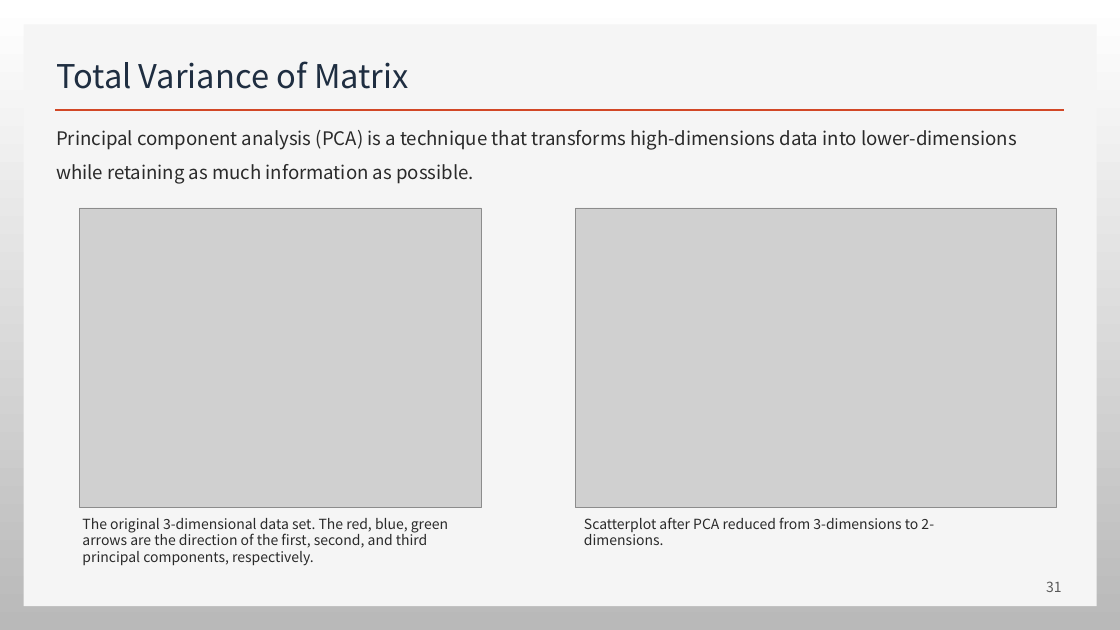
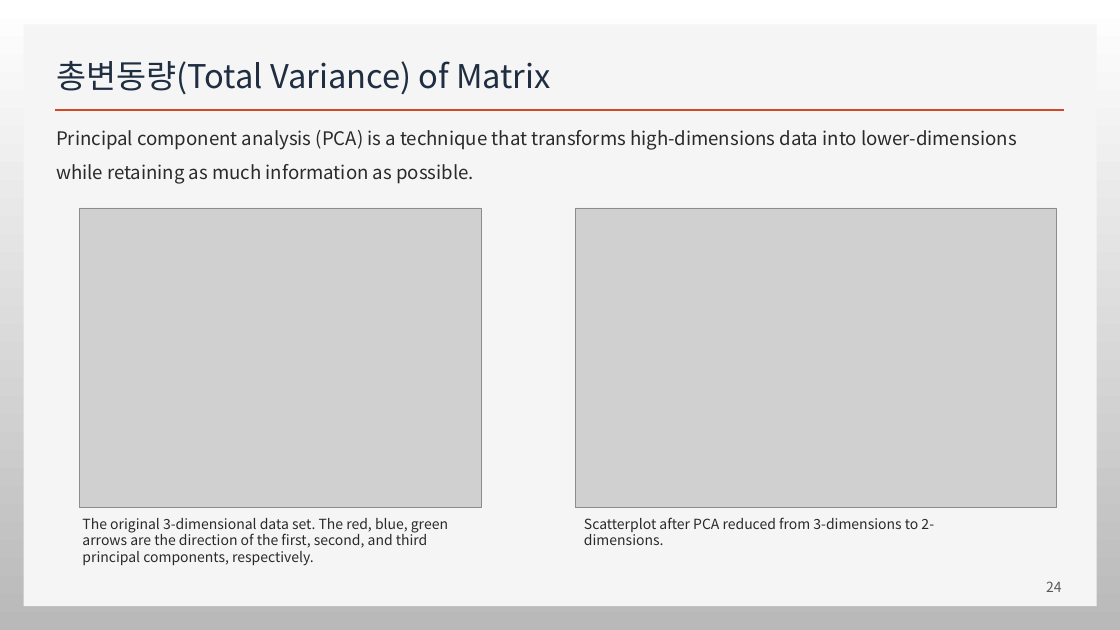
Before and after one commit to ancestor9/mathematics-for-machine-learning, a slide deck: slide 24 of w5_PCA_linear_transformation.pptx (slide 31 before the commit). Drawn at 1120x630 pixels with LibreOffice and Linux fonts; fonts in the diff are those of the drawing; grey boxes stand for pictures; background and template pictures are left out. Boxes give left, top, right and bottom in pixels: in the first picture for what was removed or moved away, otherwise in the second. Text is boxed around its words. In the diff, an @@ line names an element or a change of style, - is before the commit and + after.

```diff
--- a/w5_PCA_linear_transformation.pptx
+++ b/w5_PCA_linear_transformation.pptx
@@ title at (56,61,551,94): text changed @@
-Total Variance of Matrix
+총변동량(Total Variance) of Matrix
@@ page number at (1046,581,1062,592): text changed @@
-31
+24
```
Also in this commit, not shown: 12 other slides changed, 1 slide added, 5 slides removed.
